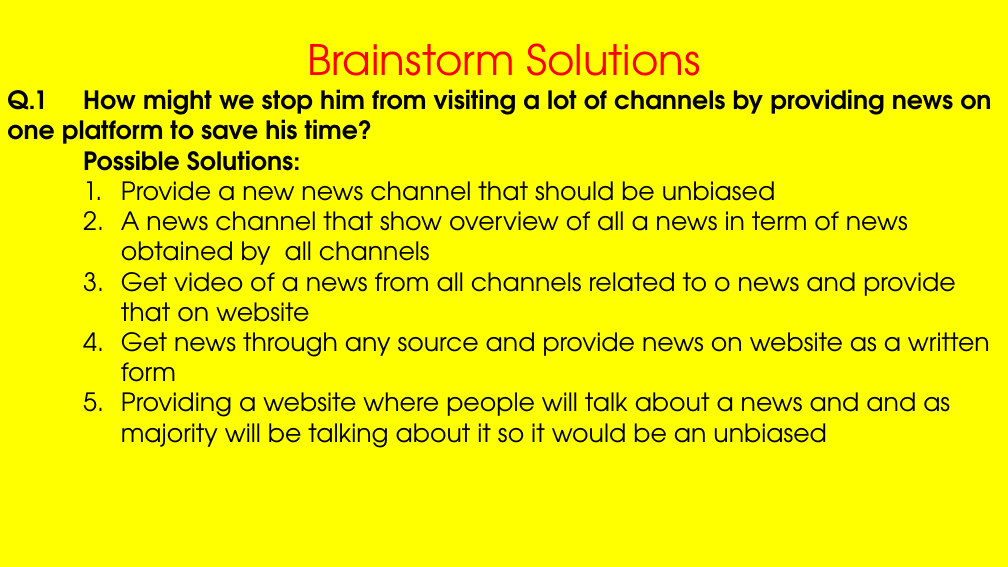
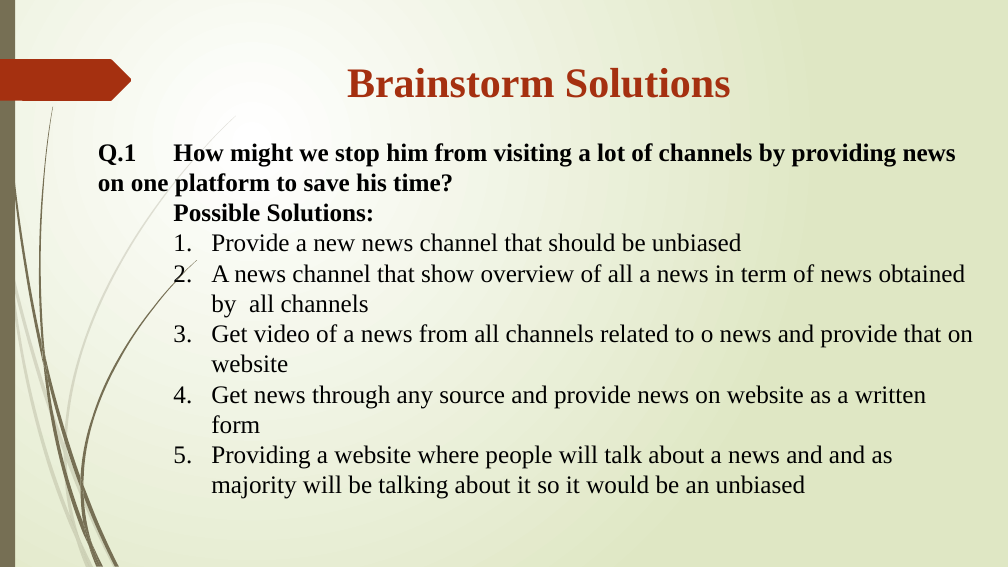
Before and after one commit to Zeeshanily/Citizen-Journalism, a slide deck: slide 11 of pj-task 2/Presentation.pptx. Drawn at 1008x567 pixels with LibreOffice and Linux fonts; fonts in the diff are those of the drawing. Boxes give left, top, right and bottom in pixels: in the first picture for what was removed or moved away, otherwise in the second. Text is boxed around its words. In the diff, an @@ line names an element or a change of style, - is before the commit and + after.

```diff
--- a/pj-task 2/Presentation.pptx
+++ b/pj-task 2/Presentation.pptx
@@ background #FFFFFF to gradient #FFFFFF to #DFE8C4 @@
@@ rectangle added at bbox=[0, 0, 15, 567], fill #766F54 @@
@@ rectangle removed at bbox=[863, 0, 920, 95] @@
@@ freeform shape added at bbox=[0, 59, 132, 101], fill #A53010 @@
@@ text "Brainstorm Solutions": place and size @@
-text "Brainstorm Solutions" at bbox=[0, 0, 1008, 567]
+text "Brainstorm Solutions" at bbox=[98, 68, 973, 499]
@@ text "Brainstorm Solutions" at bbox=[98, 68, 973, 499]: font TeX Gyre Adventor to Times New Roman; text colour #FF0000 to #A53010, bold on in "Brainstorm Solutions"; fill #FFFF00 to none @@
@@ group added at bbox=[0, 116, 236, 567]: 10 freeform shapes @@
@@ group added at bbox=[2, 0, 197, 567]: 12 freeform shapes @@
```
Also in this commit, not shown: 20 other slides changed, 5 slides added, 2 other files.
